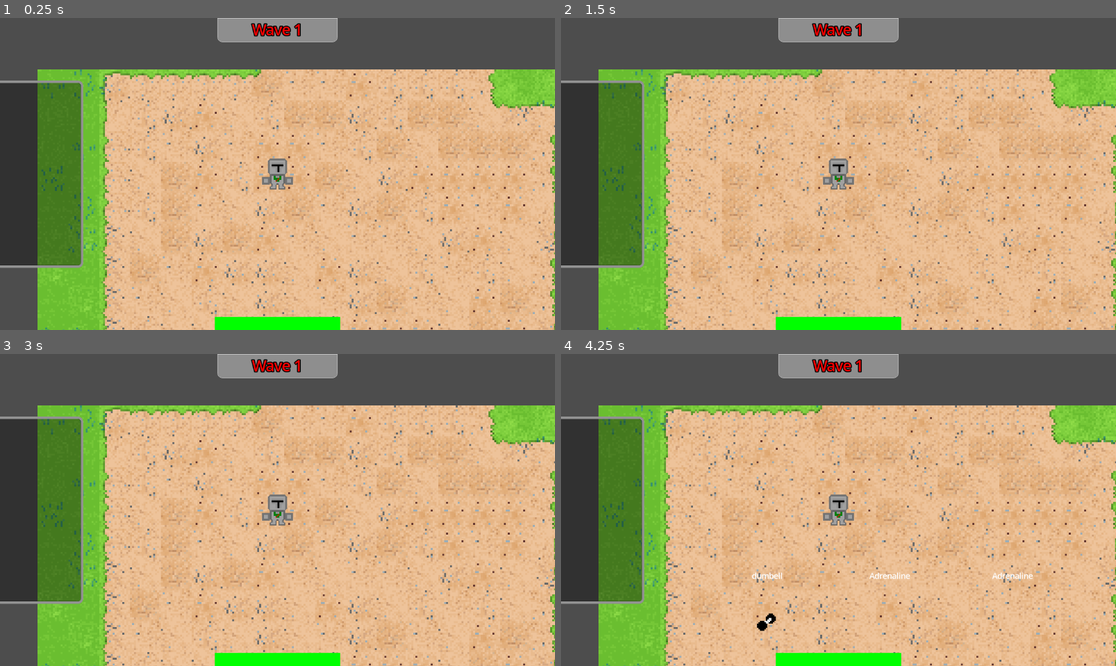
Above: before the commit, frames 1-4 (two rows, left to right).
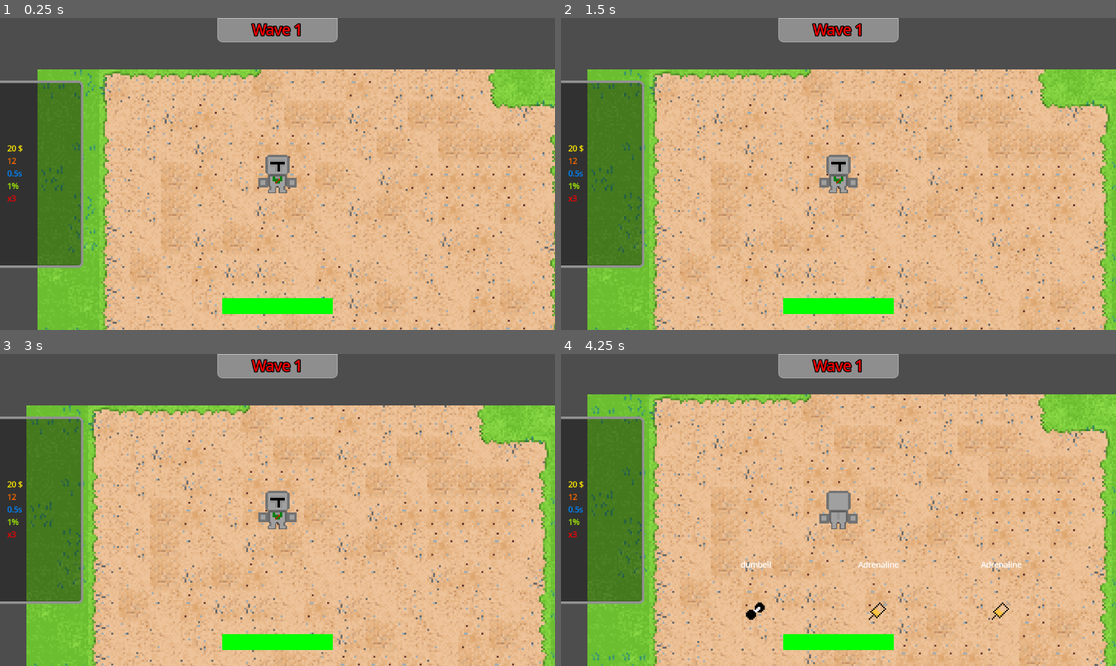
Above: after the commit, the same moments.

Repository: Cosmic-AnalogComputer/Goblin-O-Kill
Game: Godot game, scene res://Scenes/Main/world.tscn
The game is run twice, just before and just after one commit, with the same random seed, the same clock (stepped at 60 frames per second) and the same inputs. The engine's default icon, where the game draws it, is replaced by a stand-in: a white triangle on a blue panel in a dark square. Sound files missing from this copy of the repository are replaced by a short silence.
Inputs (mouse positions are in pixels of both pictures, inside the frame that each line leads up to):
- Up to frame 1 (0.25 s): no input
- Up to frame 2 (1.5 s): tap Enter at 0.5 s; move the mouse to (960, 158) at 0.52 s; tap A (a) at 0.6 s; tap D (d) at 0.8, 1.35 s; tap Space at 1.25 s; move the mouse to (727, 189) at 1.27 s
- Up to frame 3 (3 s): tap E (e) at 1.55, 2.1 s; tap Enter at 2 s; move the mouse to (333, 441) at 2.02 s; tap K (k) at 2.3, 2.85 s; tap Space at 2.75 s; move the mouse to (249, 572) at 2.77 s
- Up to frame 4 (4.25 s): tap S (s) at 3.05, 3.6 s; move the mouse to (1005, 556) at 3.52 s; tap W (w) at 3.8 s

The runs differ from the first frame. In frame 1, 2.5% of the frame differs, in the area x 1-62%, y 40-100%; in frame 2, 18%; in frame 3, 18%; in frame 4, 24%, in the area x 1-100%, y 12-100%.
Error before the commit: Invalid assignment of property or key 'text' with value of type 'String' on a base object of type 'null instance'. (res://Scripts/player.gd:40)

Commit message:
Update attack mechanics and player stats; add new upgrade resource

Diff:
--- a/goblin-o'-kill/Scenes/Attacks/punch.tscn
+++ b/goblin-o'-kill/Scenes/Attacks/punch.tscn
@@ -17,7 +17,11 @@
 
 [sub_resource type="AtlasTexture" id="AtlasTexture_xwvri"]
 atlas = ExtResource("2_jbxk5")
-region = Rect2(64, 0, 16, 15)
+region = Rect2(16, 0, 16, 16)
+
+[sub_resource type="AtlasTexture" id="AtlasTexture_ilg0c"]
+atlas = ExtResource("2_jbxk5")
+region = Rect2(64, 0, 16, 16)
 
 [sub_resource type="SpriteFrames" id="SpriteFrames_xwvri"]
 animations = [{
@@ -46,6 +50,9 @@
 }, {
 "duration": 1.0,
 "texture": SubResource("AtlasTexture_xwvri")
+}, {
+"duration": 1.0,
+"texture": SubResource("AtlasTexture_ilg0c")
 }],
 "loop": false,
 "name": &"slash",
@@ -69,14 +76,15 @@
 texture_filter = 1
 scale = Vector2(3.625, 3.625)
 sprite_frames = SubResource("SpriteFrames_xwvri")
-animation = &"null"
+animation = &"slash"
 
 [node name="CollisionShape2D" type="CollisionShape2D" parent="."]
 shape = SubResource("RectangleShape2D_jbxk5")
 
 [node name="Timer" type="Timer" parent="."]
-wait_time = 0.2
+wait_time = 0.1
 one_shot = true
+autostart = true
 
 [node name="Audio" type="AudioStreamPlayer2D" parent="."]
 stream = SubResource("AudioStreamWAV_jbxk5")
--- a/goblin-o'-kill/Scenes/Main/goblin.tscn
+++ b/goblin-o'-kill/Scenes/Main/goblin.tscn
@@ -4,7 +4,7 @@
 [ext_resource type="Texture2D" uid="uid://cienmm55sw87u" path="res://Sprites/Goblin.png" id="2_potlr"]
 
 [sub_resource type="RectangleShape2D" id="RectangleShape2D_xcvi8"]
-size = Vector2(60, 60)
+size = Vector2(76, 82)
 
 [sub_resource type="AtlasTexture" id="AtlasTexture_ax1lh"]
 atlas = ExtResource("2_potlr")
@@ -212,13 +212,14 @@
 collision_mask = 13
 script = ExtResource("1_ax1lh")
 delay = 0.7
+chaseRange = 80.0
 
 [node name="CollisionShape2D" type="CollisionShape2D" parent="."]
 shape = SubResource("RectangleShape2D_xcvi8")
 
 [node name="AnimatedSprite2D" type="AnimatedSprite2D" parent="."]
 texture_filter = 1
-scale = Vector2(1.875, 1.875)
+scale = Vector2(2.5, 2.5)
 sprite_frames = SubResource("SpriteFrames_deoj1")
 animation = &"attack"
 frame = 4
--- a/goblin-o'-kill/Scenes/Main/player.tscn
+++ b/goblin-o'-kill/Scenes/Main/player.tscn
@@ -217,18 +217,19 @@
 [sub_resource type="AtlasTexture" id="AtlasTexture_knxm8"]
 
 [node name="Player" type="CharacterBody2D" groups=["Player"]]
+z_index = 1
 collision_layer = 2
 collision_mask = 13
 script = ExtResource("1_cvnsp")
 
 [node name="CollisionShape2D" type="CollisionShape2D" parent="."]
-scale = Vector2(2, 2)
+scale = Vector2(2.5, 2.5)
 shape = SubResource("CapsuleShape2D_x3wgy")
 debug_color = Color(0, 1, 0.235294, 0.419608)
 
 [node name="AnimatedSprite2D" type="AnimatedSprite2D" parent="."]
 texture_filter = 1
-scale = Vector2(2, 2)
+scale = Vector2(2.5, 2.5)
 sprite_frames = SubResource("SpriteFrames_fkybt")
 animation = &"idle"
 
@@ -263,14 +264,12 @@
 
 [node name="ProgressBar" type="ProgressBar" parent="CanvasLayer/Control"]
 layout_mode = 1
-anchors_preset = 7
-anchor_left = 0.5
-anchor_top = 1.0
-anchor_right = 0.5
-anchor_bottom = 1.0
-offset_left = -130.0
-offset_top = -27.0
-offset_right = 130.0
+anchors_preset = -1
+anchor_left = 0.4
+anchor_top = 0.9
+anchor_right = 0.6
+anchor_bottom = 0.95
+offset_top = -1.0
 grow_horizontal = 2
 grow_vertical = 0
 theme_override_styles/background = SubResource("StyleBoxFlat_cvnsp")
@@ -326,15 +325,65 @@
 layout_mode = 2
 alignment = 1
 
-[node name="HBoxContainer" type="HBoxContainer" parent="CanvasLayer/Control/Panel/MarginContainer/VBoxContainer"]
-layout_mode = 2
-
-[node name="TextureRect" type="TextureRect" parent="CanvasLayer/Control/Panel/MarginContainer/VBoxContainer/HBoxContainer"]
-layout_mode = 2
-texture = SubResource("AtlasTexture_knxm8")
-
-[node name="Label" type="Label" parent="CanvasLayer/Control/Panel/MarginContainer/VBoxContainer/HBoxContainer"]
-layout_mode = 2
+[node name="GOLDDD" type="HBoxContainer" parent="CanvasLayer/Control/Panel/MarginContainer/VBoxContainer"]
+layout_mode = 2
+
+[node name="TextureRect" type="TextureRect" parent="CanvasLayer/Control/Panel/MarginContainer/VBoxContainer/GOLDDD"]
+layout_mode = 2
+texture = SubResource("AtlasTexture_knxm8")
+
+[node name="Label" type="Label" parent="CanvasLayer/Control/Panel/MarginContainer/VBoxContainer/GOLDDD"]
+layout_mode = 2
+theme_override_colors/font_color = Color(1, 0.913725, 0, 1)
+text = "20 $"
+
+[node name="DMG" type="HBoxContainer" parent="CanvasLayer/Control/Panel/MarginContainer/VBoxContainer"]
+layout_mode = 2
+
+[node name="TextureRect" type="TextureRect" parent="CanvasLayer/Control/Panel/MarginContainer/VBoxContainer/DMG"]
+layout_mode = 2
+texture = SubResource("AtlasTexture_knxm8")
+
+[node name="Label" type="Label" parent="CanvasLayer/Control/Panel/MarginContainer/VBoxContainer/DMG"]
+layout_mode = 2
+theme_override_colors/font_color = Color(1, 0.415686, 0, 1)
+text = "12"
+
+[node name="dmgspeed" type="HBoxContainer" parent="CanvasLayer/Control/Panel/MarginContainer/VBoxContainer"]
+layout_mode = 2
+
+[node name="TextureRect" type="TextureRect" parent="CanvasLayer/Control/Panel/MarginContainer/VBoxContainer/dmgspeed"]
+layout_mode = 2
+texture = SubResource("AtlasTexture_knxm8")
+
+[node name="Label" type="Label" parent="CanvasLayer/Control/Panel/MarginContainer/VBoxContainer/dmgspeed"]
+layout_mode = 2
+theme_override_colors/font_color = Color(0, 0.529412, 1, 1)
+text = "0.5s"
+
+[node name="CritC" type="HBoxContainer" parent="CanvasLayer/Control/Panel/MarginContainer/VBoxContainer"]
+layout_mode = 2
+
+[node name="TextureRect" type="TextureRect" parent="CanvasLayer/Control/Panel/MarginContainer/VBoxContainer/CritC"]
+layout_mode = 2
+texture = SubResource("AtlasTexture_knxm8")
+
+[node name="Label" type="Label" parent="CanvasLayer/Control/Panel/MarginContainer/VBoxContainer/CritC"]
+layout_mode = 2
+theme_override_colors/font_color = Color(0.682353, 1, 0, 1)
+text = "1%"
+
+[node name="CritM" type="HBoxContainer" parent="CanvasLayer/Control/Panel/MarginContainer/VBoxContainer"]
+layout_mode = 2
+
+[node name="TextureRect" type="TextureRect" parent="CanvasLayer/Control/Panel/MarginContainer/VBoxContainer/CritM"]
+layout_mode = 2
+texture = SubResource("AtlasTexture_knxm8")
+
+[node name="Label" type="Label" parent="CanvasLayer/Control/Panel/MarginContainer/VBoxContainer/CritM"]
+layout_mode = 2
+theme_override_colors/font_color = Color(1, 0, 0, 1)
+text = "x3"
 
 [node name="AudioListener2D" type="AudioListener2D" parent="."]
 
--- a/goblin-o'-kill/Scripts/Upgrades/adrenaline.tres
+++ b/goblin-o'-kill/Scripts/Upgrades/adrenaline.tres
@@ -1,16 +1,21 @@
-[gd_resource type="Resource" script_class="Upgrade" load_steps=3 format=3 uid="uid://bpo3y4ui2b7o6"]
+[gd_resource type="Resource" script_class="Upgrade" load_steps=4 format=3 uid="uid://bpo3y4ui2b7o6"]
 
 [ext_resource type="Script" uid="uid://c2wxw55rruo72" path="res://Scripts/Upgrades/BaseUpgradeTemplate.gd" id="1_r6a1b"]
-[ext_resource type="Texture2D" uid="uid://18g11pd5c721" path="res://icon.svg" id="2_evvfm"]
+[ext_resource type="Texture2D" uid="uid://bgnk58vy4ir8f" path="res://Sprites/Upgrades.png" id="2_r6a1b"]
+
+[sub_resource type="AtlasTexture" id="AtlasTexture_evvfm"]
+atlas = ExtResource("2_r6a1b")
+region = Rect2(16, 0, 16, 16)
 
 [resource]
 script = ExtResource("1_r6a1b")
-texture = ExtResource("2_evvfm")
+texture = SubResource("AtlasTexture_evvfm")
 name = &"Adrenaline"
+price = 10
 max_health = 0
 health = 0
 damage = 0
-crit_chance = 0.05
+crit_chance = 0.0
 crit_mod = 0.0
 attack_speed = 0.1
 hasVisualEffect = false
--- /dev/null
+++ b/goblin-o'-kill/Scripts/Upgrades/heavydumbell.tres
@@ -0,0 +1,22 @@
+[gd_resource type="Resource" script_class="Upgrade" load_steps=4 format=3 uid="uid://cihmhvd6s70nr"]
+
+[ext_resource type="Script" uid="uid://c2wxw55rruo72" path="res://Scripts/Upgrades/BaseUpgradeTemplate.gd" id="1_kgvrk"]
+[ext_resource type="Texture2D" uid="uid://bgnk58vy4ir8f" path="res://Sprites/Upgrades.png" id="2_3hv8c"]
+
+[sub_resource type="AtlasTexture" id="AtlasTexture_iigoy"]
+atlas = ExtResource("2_3hv8c")
+region = Rect2(0, 16, 16, 16)
+
+[resource]
+script = ExtResource("1_kgvrk")
+texture = SubResource("AtlasTexture_iigoy")
+name = &"Heavier dumbell"
+price = 20
+max_health = 0
+health = 0
+damage = 5
+crit_chance = 0.0
+crit_mod = 0.0
+attack_speed = 0.0
+hasVisualEffect = false
+metadata/_custom_type_script = "uid://c2wxw55rruo72"
--- a/goblin-o'-kill/Scripts/attack.gd
+++ b/goblin-o'-kill/Scripts/attack.gd
@@ -10,17 +10,14 @@
 	$Sprite2D.play(play)
 	var hit_audio = load(hit_sounds[randi_range(0,3)])
 	$Audio.stream = hit_audio
-	$Timer.start($Audio.stream.get_length())
-
-
-# Called every frame. 'delta' is the elapsed time since the previous frame.
-func _process(delta: float) -> void:
-	pass
 
 func _on_body_entered(body: Node2D) -> void:
+	$Timer.stop()
 	$Audio.play()
 	body.receive_damage(damage)
 	call_deferred("set_monitoring", false)
+	await get_tree().create_timer($Audio.stream.get_length()).timeout
+	queue_free()
 
 func _on_timer_timeout() -> void:
 	queue_free()
--- a/goblin-o'-kill/Scripts/player.gd
+++ b/goblin-o'-kill/Scripts/player.gd
@@ -37,7 +37,6 @@
 
 # Called every frame. 'delta' is the elapsed time since the previous frame.
 func _process(delta: float) -> void:
-	$CanvasLayer/Control/RichTextLabel.text = "damage " + var_to_str(strength)
 	var direction = Input.get_vector("a","d","w","s")
 	if direction and state == STATES.IDLE:
 		velocity = direction.normalized() * speed
Not shown: 1 places in goblin-o'-kill/Scenes/Attacks/punch.tscn that only renumber resources
